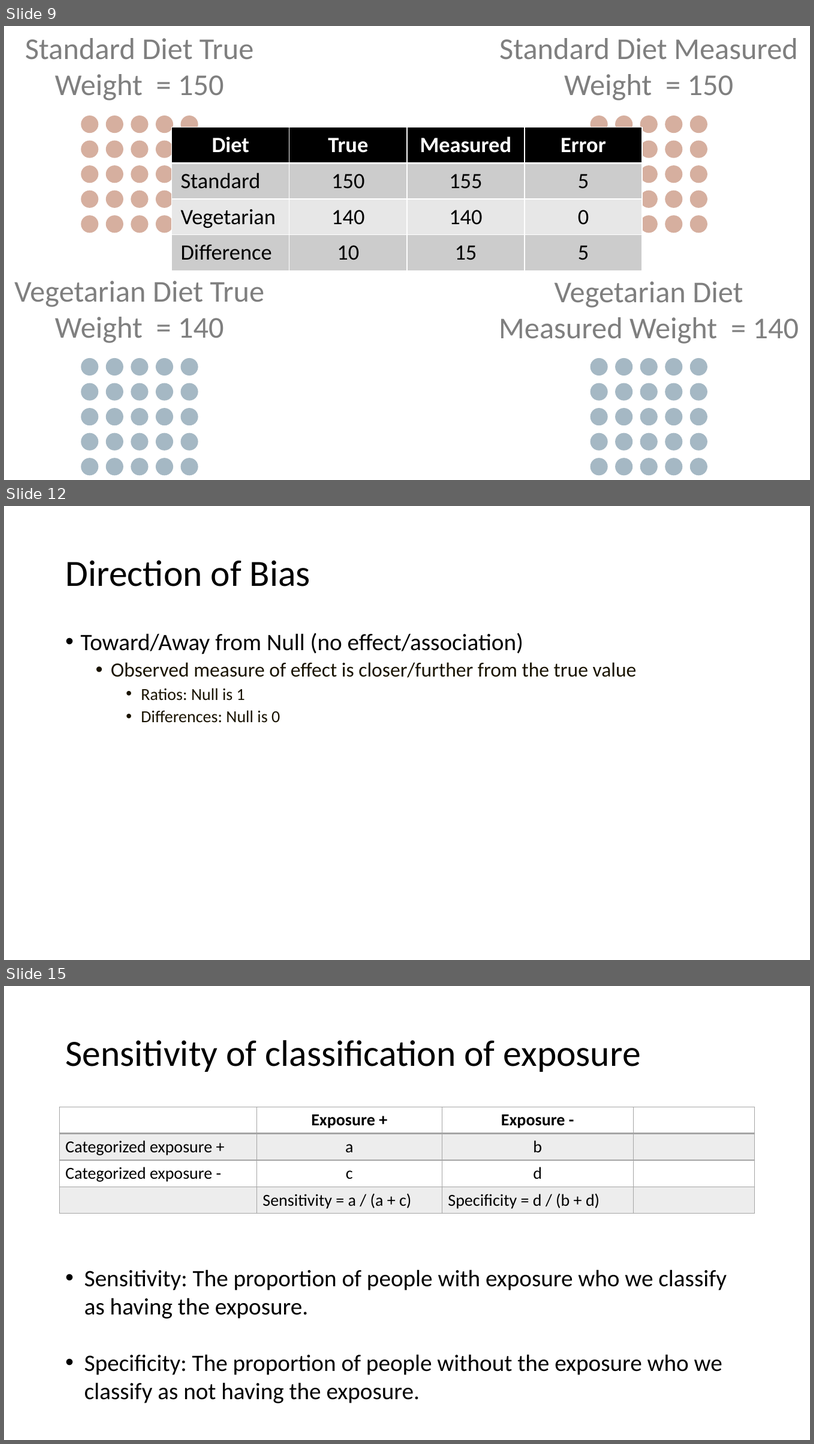
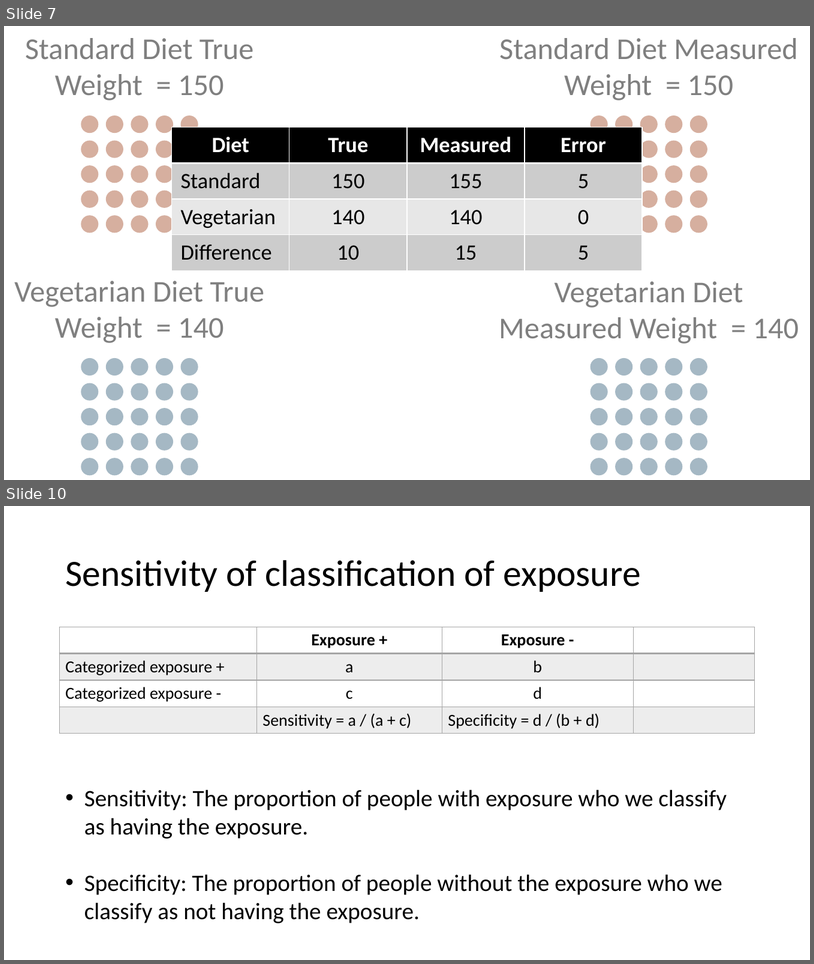
Before and after one commit to brad-cannell/r4epi, a slide deck: img/10_part_epi_foundations/11_systematic_error/Systematic Error.pptx. Shown one above the other, each under a label of ours: slides 9, 12 and 15 before the commit, slides 7 and 10 after it; the slides between them are not shown. The pictures are 814x1444 and 814x964 pixels, drawn with LibreOffice and Linux fonts; fonts in the diff are those of the drawing. Boxes give left, top, right and bottom in pixels: in the first picture for what was removed or moved away, otherwise in the second. Text is boxed around its words. In the diff, an @@ line names an element or a change of style, - is before the commit and + after.

```diff
--- a/img/10_part_epi_foundations/11_systematic_error/Systematic Error.pptx
+++ b/img/10_part_epi_foundations/11_systematic_error/Systematic Error.pptx
@@ slide 12 removed at [4, 506, 810, 960], background #FFFFFF @@
@@ title removed at [65, 560, 311, 586] @@
-Direction of Bias
@@ text removed at [81, 633, 637, 723] @@
-• Toward/Away from Null (no effect/association)
-  • Observed measure of effect is closer/further from the true value
-    • Ratios: Null is 1
-    • Differences: Null is 0
@@ what was slide 9 is now slide 7 @@
@@ what was slide 15 is now slide 10 @@
```
Also in this commit, not shown: 2 slides changed, 13 other slides removed, 39 other files.
